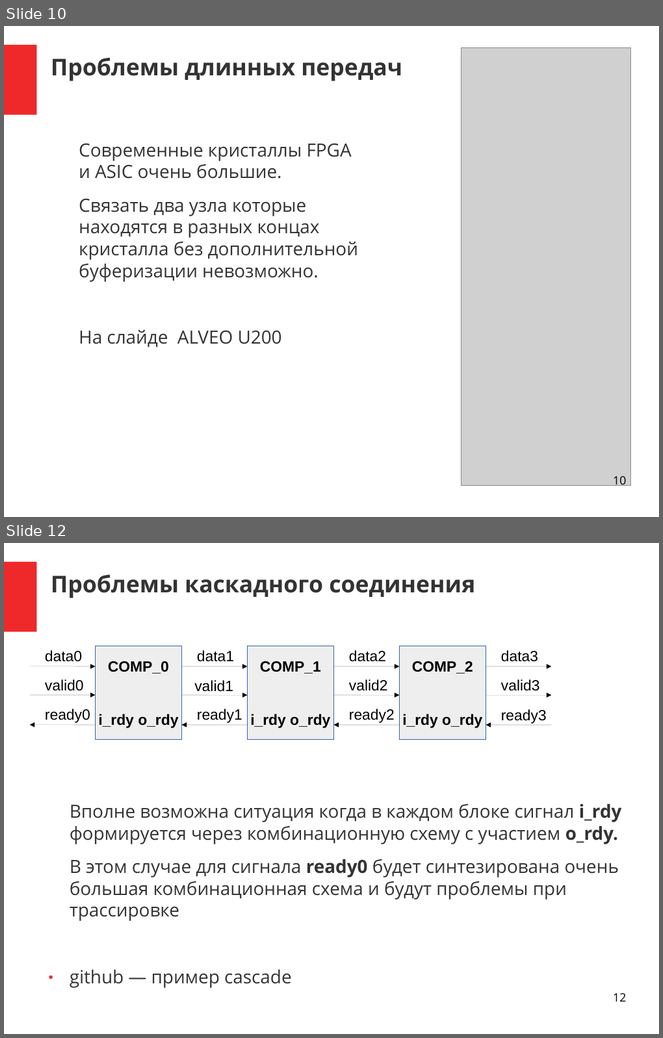
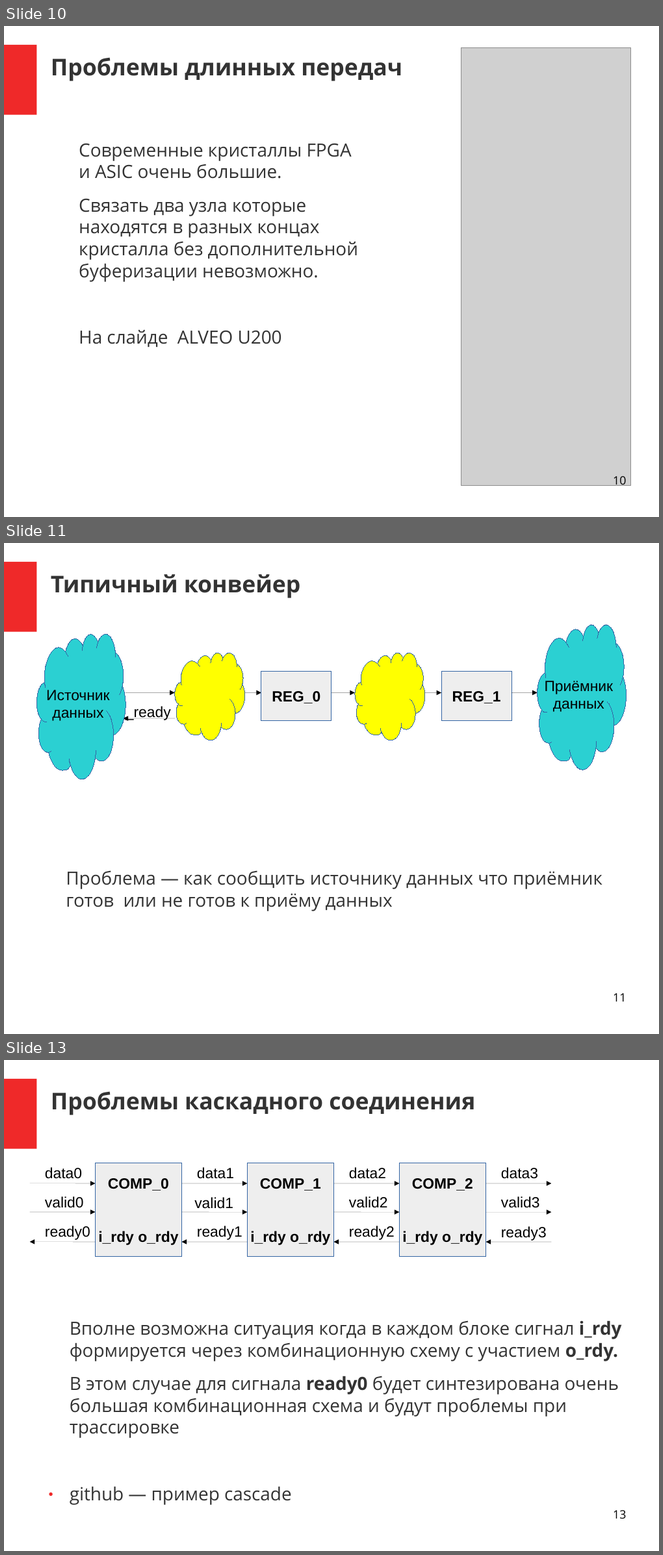
Before and after one commit to DigitalDesignSchool/2021dev, a slide deck: examples/presentation/pr_1.odp. Shown one above the other, each under a label of ours: slides 10 and 12 before the commit, slides 10, 11 and 13 after it; the slides between them are not shown. The pictures are 663x1038 and 663x1555 pixels, drawn with LibreOffice and Linux fonts; fonts in the diff are those of the drawing; grey boxes stand for pictures. Boxes give left, top, right and bottom in pixels: in the first picture for what was removed or moved away, otherwise in the second. Text is boxed around its words. In the diff, an @@ line names an element or a change of style, - is before the commit and + after.

```diff
--- a/examples/presentation/pr_1.odp
+++ b/examples/presentation/pr_1.odp
@@ slide 11 added at box(4, 543, 659, 1034), background #FFFFFF; not listed: 1 template element that a slide beside it also shows @@
@@ title added at box(51, 574, 300, 598), 28 pt, text #333333, bold @@
+Типичный конвейер
@@ freeform shape added at box(36, 635, 126, 780), fill #2BD0D2, outline #3465A4 0 pt, 18 pt, text #000000 @@
+Источник
+данных
@@ freeform shape added at box(538, 625, 627, 770), fill #2BD0D2, outline #3465A4 0 pt, 18 pt, text #000000 @@
+Приёмник
+данных
@@ freeform shape added at box(175, 653, 244, 741), fill #FFFF00, outline #3465A4 0 pt @@
@@ freeform shape added at box(356, 653, 426, 741), fill #FFFF00, outline #3465A4 0 pt @@
@@ rectangle added at box(261, 672, 332, 721), fill #EEEEEE, outline #3465A4 0 pt, 18 pt, text #000000, bold @@
+REG_0
@@ rectangle added at box(441, 672, 512, 721), fill #EEEEEE, outline #3465A4 0 pt, 18 pt, text #000000, bold @@
+REG_1
@@ arrow added from (126, 693) to (175, 693), #000000 0 pt @@
@@ arrow added from (212, 693) to (261, 693), #000000 0 pt @@
@@ arrow added from (332, 693) to (356, 693), #000000 0 pt @@
@@ arrow added from (393, 693) to (441, 693), #000000 0 pt @@
@@ arrow added from (512, 693) to (538, 693), #000000 0 pt @@
@@ text added at box(122, 705, 171, 721), 18 pt, text #000000 @@
+i_ready
@@ arrow added from (175, 719) to (124, 719), #000000 0 pt @@
@@ text added at box(66, 871, 603, 912), 22 pt, text #333333 @@
+Проблема — как сообщить источнику данных что приёмник готов или не готов к приёму данных
@@ page number added at box(613, 993, 626, 1002), 14 pt, text #000000 @@
+11
@@ what was slide 12 is now slide 13 @@
@@ page number at box(613, 1510, 626, 1519): text changed @@
-12
+13
```
Also in this commit, not shown: 9 slides changed, 4 other slides added, 8 other files.
